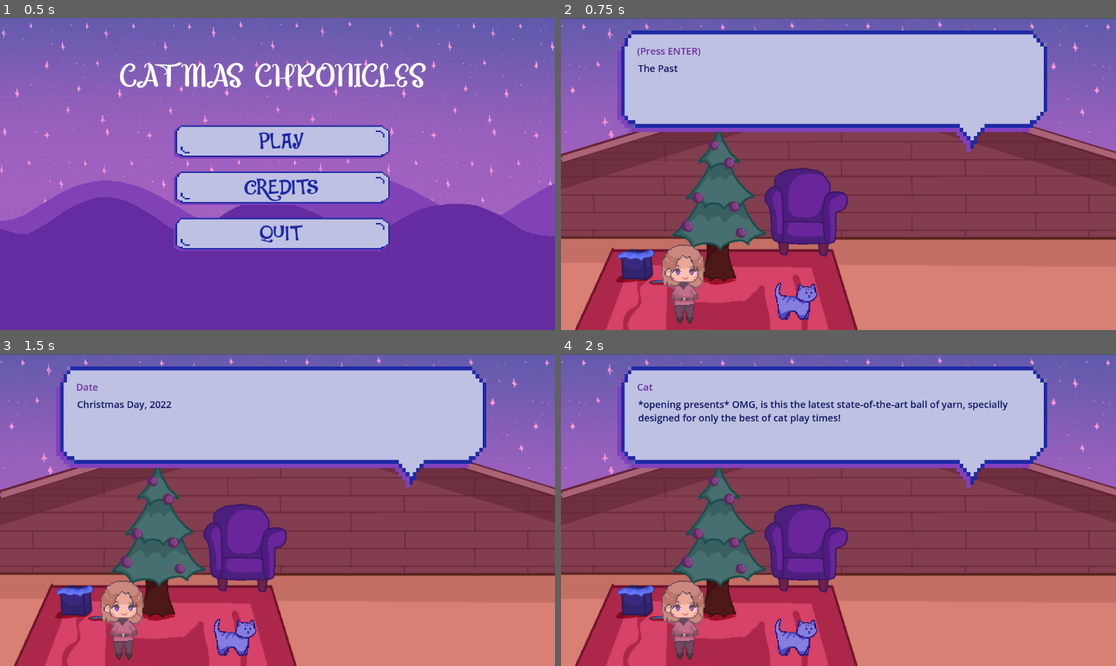
Above: before the commit, frames 1-4 (two rows, left to right).
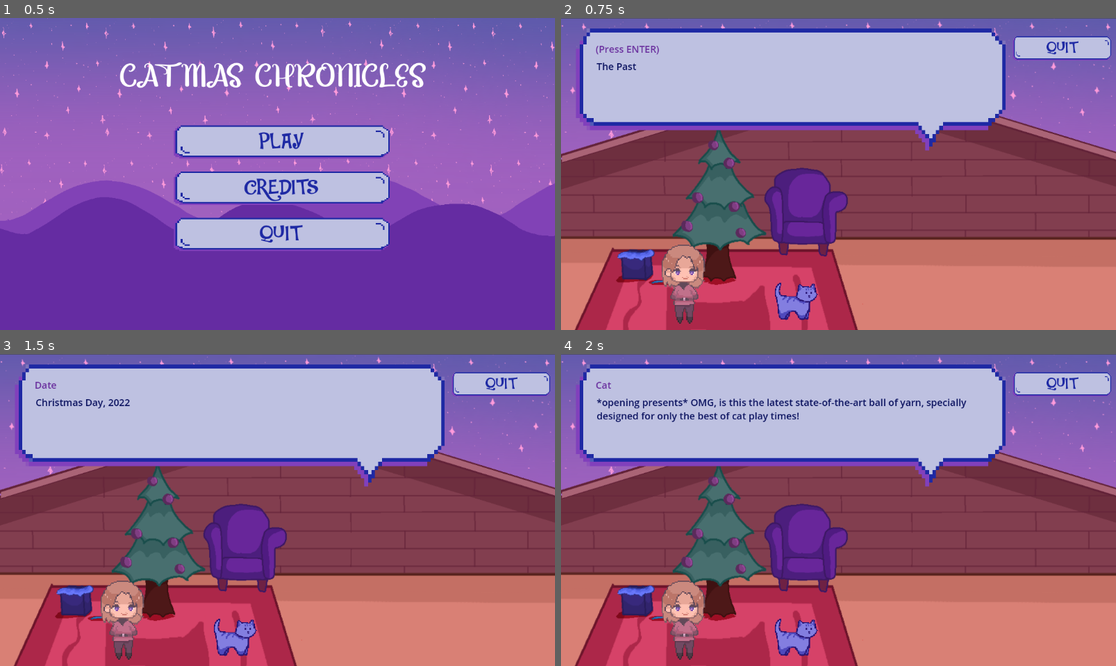
Above: after the commit, the same moments.

Repository: purple-affogato/magic-xmas-cat-game
Game: Godot game, scene res://menu.tscn
The game is run twice, just before and just after one commit, with the same random seed, the same clock (stepped at 60 frames per second) and the same inputs.
Inputs:
- Up to frame 1 (0.5 s): no input
- Up to frame 2 (0.75 s): click "PLAY" at 0.5 s
- Up to frame 3 (1.5 s): tap Enter (ui_accept) at 1.25 s; hold Right (ui_right) from 1.28 s (still down); tap Q (normal_attack) at 1.35 s
- Up to frame 4 (2 s): keep holding Right (ui_right); tap Enter (ui_accept) at 1.52 s

Frame 1 is identical in both runs. In frame 2, 8.9% of the frame differs, in the area x 2-100%, y 3-44%; in frame 3, 9.0%; in frame 4, 10%.

Commit message:
add quit button to levels + back button to game over + change text on healthbar

Diff:
--- a/future_level.gd
+++ b/future_level.gd
@@ -65,3 +65,7 @@
 	player_hp.get_node("ProgressBar").value = 100
 	boss_dead = false
 	$Dog/AnimatedSprite2D.play("walk")
+
+
+func _on_quit_button_pressed():
+	get_tree().change_scene_to_file("menu.tscn")
--- a/future_level.tscn
+++ b/future_level.tscn
@@ -6,6 +6,8 @@
 [ext_resource type="PackedScene" uid="uid://dlhppyw3lsjyk" path="res://dialogue_box.tscn" id="3_g8u15"]
 [ext_resource type="PackedScene" uid="uid://bg8au3fmmdgfk" path="res://healthbar.tscn" id="4_qbkoe"]
 [ext_resource type="PackedScene" uid="uid://bq2ne2yrd7j65" path="res://dog.tscn" id="6_b18mg"]
+[ext_resource type="Texture2D" uid="uid://crkaj8uoswu5y" path="res://Assets/menu button.png" id="7_tbkjy"]
+[ext_resource type="FontFile" uid="uid://3iebfyny3uoe" path="res://Assets/DK Jambo.otf" id="8_cimjq"]
 
 [sub_resource type="RectangleShape2D" id="RectangleShape2D_wfih1"]
 size = Vector2(1179, 405)
@@ -18,6 +20,8 @@
 
 [sub_resource type="RectangleShape2D" id="RectangleShape2D_811j1"]
 size = Vector2(1176.25, 55)
+
+[sub_resource type="Theme" id="Theme_yqyqb"]
 
 [node name="FutureLevel" type="Node2D"]
 script = ExtResource("1_okmsa")
@@ -50,6 +54,10 @@
 position = Vector2(207, 560)
 
 [node name="DialogueBox" parent="." instance=ExtResource("3_g8u15")]
+offset_left = -85.0
+offset_top = 4.0
+offset_right = -85.0
+offset_bottom = 4.0
 
 [node name="HealthBar" parent="." instance=ExtResource("4_qbkoe")]
 visible = false
@@ -60,3 +68,23 @@
 
 [node name="Dog" parent="." instance=ExtResource("6_b18mg")]
 position = Vector2(-154, 411)
+
+[node name="quit" type="Sprite2D" parent="."]
+texture_filter = 1
+position = Vector2(1041.69, 66.3563)
+scale = Vector2(1.65561, 1.98161)
+texture = ExtResource("7_tbkjy")
+
+[node name="quit button" type="Button" parent="."]
+offset_left = 936.688
+offset_top = 46.3563
+offset_right = 1138.69
+offset_bottom = 88.3563
+theme = SubResource("Theme_yqyqb")
+theme_type_variation = &"FlatButton"
+theme_override_colors/font_color = Color(0.117647, 0.160784, 0.643137, 1)
+theme_override_fonts/font = ExtResource("8_cimjq")
+theme_override_font_sizes/font_size = 32
+text = "QUIT"
+
+[connection signal="pressed" from="quit button" to="." method="_on_quit_button_pressed"]
--- a/game_over.gd
+++ b/game_over.gd
@@ -5,3 +5,7 @@
 
 func _on_timer_timeout():
 	get_tree().change_scene_to_file("res://menu.tscn")
+
+
+func _on_back_button_pressed():
+	get_tree().change_scene_to_file("menu.tscn")
--- a/game_over.tscn
+++ b/game_over.tscn
@@ -7,11 +7,14 @@
 [ext_resource type="Texture2D" uid="uid://bt3fbpgyk8gx6" path="res://Assets/Mountain 1.png" id="4_n5pcc"]
 [ext_resource type="FontFile" uid="uid://dl0bqyvshtwpm" path="res://Assets/Chicago.otf" id="5_f1cdl"]
 [ext_resource type="FontFile" uid="uid://3iebfyny3uoe" path="res://Assets/DK Jambo.otf" id="6_towct"]
+[ext_resource type="Texture2D" uid="uid://crkaj8uoswu5y" path="res://Assets/menu button.png" id="8_n5kjf"]
 
 [sub_resource type="Theme" id="Theme_4sjom"]
 
 [sub_resource type="StyleBoxFlat" id="StyleBoxFlat_ph1i6"]
 bg_color = Color(0.6, 0.6, 0.6, 0)
+
+[sub_resource type="Theme" id="Theme_ukrog"]
 
 [node name="GameOver" type="Node2D"]
 script = ExtResource("1_2pqqu")
@@ -64,10 +67,10 @@
 drag_and_drop_selection_enabled = false
 
 [node name="Message" type="RichTextLabel" parent="."]
-offset_left = 215.0
-offset_top = 313.0
-offset_right = 956.0
-offset_bottom = 550.0
+offset_left = 216.0
+offset_top = 280.0
+offset_right = 957.0
+offset_bottom = 517.0
 theme_override_fonts/normal_font = ExtResource("6_towct")
 theme_override_font_sizes/normal_font_size = 50
 bbcode_enabled = true
@@ -75,8 +78,27 @@
 Try again and maybe you'll do better next time.[/center]"
 
 [node name="Timer" type="Timer" parent="."]
-wait_time = 6.0
+wait_time = 5.0
 one_shot = true
 autostart = true
 
+[node name="back" type="Sprite2D" parent="."]
+texture_filter = 1
+position = Vector2(588, 520)
+scale = Vector2(3.64626, 2.74286)
+texture = ExtResource("8_n5kjf")
+
+[node name="back button" type="Button" parent="."]
+offset_left = 356.0
+offset_top = 488.0
+offset_right = 804.0
+offset_bottom = 555.0
+theme = SubResource("Theme_ukrog")
+theme_type_variation = &"FlatButton"
+theme_override_colors/font_color = Color(0.117647, 0.160784, 0.643137, 1)
+theme_override_fonts/font = ExtResource("6_towct")
+theme_override_font_sizes/font_size = 43
+text = "BACK"
+
 [connection signal="timeout" from="Timer" to="." method="_on_timer_timeout"]
+[connection signal="pressed" from="back button" to="." method="_on_back_button_pressed"]
--- a/healthbar.tscn
+++ b/healthbar.tscn
@@ -1,8 +1,11 @@
-[gd_scene load_steps=6 format=3 uid="uid://bg8au3fmmdgfk"]
+[gd_scene load_steps=7 format=3 uid="uid://bg8au3fmmdgfk"]
 
 [ext_resource type="FontFile" uid="uid://3iebfyny3uoe" path="res://Assets/DK Jambo.otf" id="1_8i4uj"]
 
-[sub_resource type="StyleBoxFlat" id="StyleBoxFlat_4vtnr"]
+[sub_resource type="Theme" id="Theme_ryjrk"]
+default_font = ExtResource("1_8i4uj")
+
+[sub_resource type="StyleBoxFlat" id="StyleBoxFlat_mda48"]
 bg_color = Color(0.6, 0.6, 0.6, 0)
 
 [sub_resource type="Theme" id="Theme_gpj60"]
@@ -28,15 +31,23 @@
 anchors_preset = 0
 scale = Vector2(1.275, 1.275)
 
-[node name="TextEdit" type="TextEdit" parent="."]
-layout_mode = 0
-offset_left = -240.0
-offset_top = -32.0
-offset_right = -184.0
-offset_bottom = -8.0
-theme_override_fonts/font = ExtResource("1_8i4uj")
-theme_override_styles/normal = SubResource("StyleBoxFlat_4vtnr")
+[node name="Health" type="RichTextLabel" parent="."]
+texture_filter = 1
+layout_mode = 1
+anchors_preset = 5
+anchor_left = 0.5
+anchor_right = 0.5
+offset_left = -238.431
+offset_top = -31.3726
+offset_right = -175.431
+offset_bottom = -6.37256
+grow_horizontal = 2
+theme = SubResource("Theme_ryjrk")
+theme_override_fonts/normal_font = ExtResource("1_8i4uj")
+theme_override_font_sizes/normal_font_size = 20
+theme_override_styles/normal = SubResource("StyleBoxFlat_mda48")
 text = "HEALTH"
+drag_and_drop_selection_enabled = false
 
 [node name="ProgressBar" type="ProgressBar" parent="."]
 layout_mode = 0
--- a/past_level.gd
+++ b/past_level.gd
@@ -94,3 +94,7 @@
 
 func _on_owner_offscreen():
 	dia.set_process(true)
+
+
+func _on_quit_button_pressed():
+	get_tree().change_scene_to_file("menu.tscn")
--- a/past_level.tscn
+++ b/past_level.tscn
@@ -7,6 +7,8 @@
 [ext_resource type="PackedScene" uid="uid://dlhppyw3lsjyk" path="res://dialogue_box.tscn" id="5_ntd08"]
 [ext_resource type="PackedScene" uid="uid://dv71jhx51wxd5" path="res://owner.tscn" id="6_xpc7s"]
 [ext_resource type="PackedScene" uid="uid://bg8au3fmmdgfk" path="res://healthbar.tscn" id="7_g77oi"]
+[ext_resource type="Texture2D" uid="uid://crkaj8uoswu5y" path="res://Assets/menu button.png" id="7_qpbed"]
+[ext_resource type="FontFile" uid="uid://3iebfyny3uoe" path="res://Assets/DK Jambo.otf" id="8_aop5r"]
 
 [sub_resource type="RectangleShape2D" id="RectangleShape2D_m0tjr"]
 size = Vector2(61, 661)
@@ -31,6 +33,8 @@
 
 [sub_resource type="RectangleShape2D" id="RectangleShape2D_vy3au"]
 size = Vector2(298, 130)
+
+[sub_resource type="Theme" id="Theme_keb5i"]
 
 [node name="PastLevel" type="Node2D"]
 script = ExtResource("1_ckfk8")
@@ -80,6 +84,9 @@
 shape = SubResource("RectangleShape2D_vy3au")
 
 [node name="DialogueBox" parent="." instance=ExtResource("5_ntd08")]
+offset_left = -76.0
+offset_top = 0.0
+offset_right = -76.0
 
 [node name="SpawnPoint" type="Marker2D" parent="."]
 position = Vector2(1158, 567)
@@ -90,6 +97,24 @@
 [node name="Owner" parent="." instance=ExtResource("6_xpc7s")]
 position = Vector2(253, 561)
 
+[node name="quit" type="Sprite2D" parent="."]
+texture_filter = 1
+position = Vector2(1045, 62)
+scale = Vector2(1.65561, 1.98161)
+texture = ExtResource("7_qpbed")
+
+[node name="quit button" type="Button" parent="."]
+offset_left = 940.0
+offset_top = 42.0
+offset_right = 1142.0
+offset_bottom = 84.0
+theme = SubResource("Theme_keb5i")
+theme_type_variation = &"FlatButton"
+theme_override_colors/font_color = Color(0.117647, 0.160784, 0.643137, 1)
+theme_override_fonts/font = ExtResource("8_aop5r")
+theme_override_font_sizes/font_size = 32
+text = "QUIT"
+
 [node name="HealthBar" parent="." instance=ExtResource("7_g77oi")]
 visible = false
 offset_left = 345.0
@@ -98,3 +123,4 @@
 offset_bottom = 68.0
 
 [connection signal="owner_offscreen" from="." to="." method="_on_owner_offscreen"]
+[connection signal="pressed" from="quit button" to="." method="_on_quit_button_pressed"]
--- a/present_level.gd
+++ b/present_level.gd
@@ -84,3 +84,7 @@
 		var pos = points[randi() % points.size()].position
 		add_child(enemy, true)
 		enemy.position = pos
+
+
+func _on_quit_button_pressed():
+	get_tree().change_scene_to_file("menu.tscn")
--- a/present_level.tscn
+++ b/present_level.tscn
@@ -1,9 +1,11 @@
-[gd_scene load_steps=10 format=3 uid="uid://cpgg2auee7lft"]
+[gd_scene load_steps=13 format=3 uid="uid://cpgg2auee7lft"]
 
 [ext_resource type="Script" path="res://present_level.gd" id="1_8bpqe"]
 [ext_resource type="Texture2D" uid="uid://dnl5x6pq4mqta" path="res://Assets/present bg w sky idk.png" id="1_64jft"]
 [ext_resource type="PackedScene" uid="uid://dlhppyw3lsjyk" path="res://dialogue_box.tscn" id="2_ko05i"]
 [ext_resource type="PackedScene" uid="uid://betpqqnfkgqs5" path="res://cat.tscn" id="3_y3kcs"]
+[ext_resource type="Texture2D" uid="uid://crkaj8uoswu5y" path="res://Assets/menu button.png" id="4_tccgx"]
+[ext_resource type="FontFile" uid="uid://3iebfyny3uoe" path="res://Assets/DK Jambo.otf" id="5_e5bn0"]
 [ext_resource type="PackedScene" uid="uid://bg8au3fmmdgfk" path="res://healthbar.tscn" id="5_tljhl"]
 
 [sub_resource type="RectangleShape2D" id="RectangleShape2D_eoh1v"]
@@ -17,6 +19,8 @@
 
 [sub_resource type="RectangleShape2D" id="RectangleShape2D_42r0g"]
 size = Vector2(1165.5, 47)
+
+[sub_resource type="Theme" id="Theme_nay8i"]
 
 [node name="PresentLevel" type="Node2D"]
 script = ExtResource("1_8bpqe")
@@ -45,6 +49,28 @@
 shape = SubResource("RectangleShape2D_42r0g")
 
 [node name="DialogueBox" parent="." instance=ExtResource("2_ko05i")]
+offset_left = -74.0
+offset_top = 4.0
+offset_right = -74.0
+offset_bottom = 4.0
+
+[node name="quit" type="Sprite2D" parent="."]
+texture_filter = 1
+position = Vector2(1041.69, 66.3563)
+scale = Vector2(1.65561, 1.98161)
+texture = ExtResource("4_tccgx")
+
+[node name="quit button" type="Button" parent="."]
+offset_left = 936.688
+offset_top = 46.3563
+offset_right = 1138.69
+offset_bottom = 88.3563
+theme = SubResource("Theme_nay8i")
+theme_type_variation = &"FlatButton"
+theme_override_colors/font_color = Color(0.117647, 0.160784, 0.643137, 1)
+theme_override_fonts/font = ExtResource("5_e5bn0")
+theme_override_font_sizes/font_size = 32
+text = "QUIT"
 
 [node name="Cat" parent="." instance=ExtResource("3_y3kcs")]
 position = Vector2(582, 499)
@@ -71,4 +97,5 @@
 [node name="SpawnTimer" type="Timer" parent="."]
 wait_time = 3.0
 
+[connection signal="pressed" from="quit button" to="." method="_on_quit_button_pressed"]
 [connection signal="timeout" from="SpawnTimer" to="." method="_on_spawn_timer_timeout"]
Not shown: 1 places in future_level.tscn that only renumber resources
Not shown: 1 places in game_over.tscn that only renumber resources
Not shown: 1 places in past_level.tscn that only renumber resources
